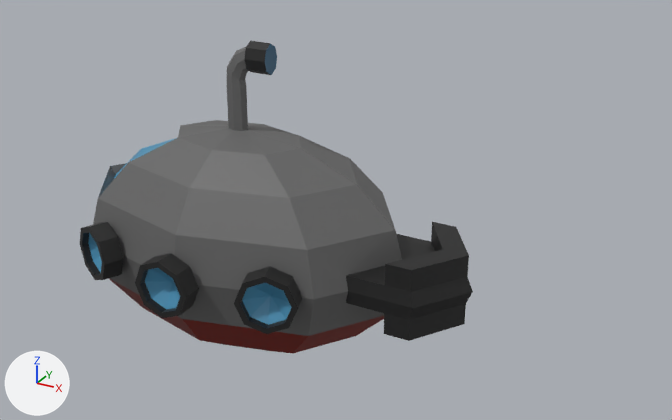
A saved change to the Blender file Assets/Models/BlenderModels/Submarine.blend.
Rendered twice from a 50 mm camera at (4.34, -6.18, 3.53) aimed at (0.87, 0.14, 0.37). The axes (+X, +Y, +Z) are drawn at lower left. The lights are the same throughout.
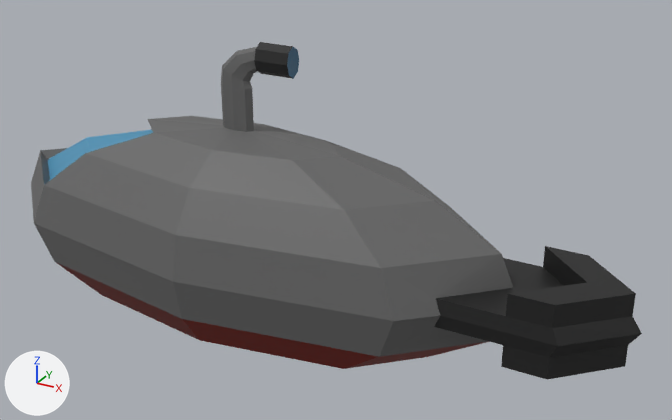
Edits to the scene script, one JSON object a line:
```json
{"op": "set", "path": "ob_sphere.scale", "old": "(1.61, 1.0, 1.0)", "new": "(2.57, 1.0, 1.0)"}
{"op": "remove", "block": "ob_sphere_002", "code": ["ob_sphere_002 = bpy.data.objects.new('Sphere.002', me_sphere_002)", "ob_sphere_002.location = (0.0, -1.077, 0.0)", "ob_sphere_002.scale = (1.61, 1.0, 1.0)"]}
{"op": "remove", "block": "ob_sphere_001", "code": ["ob_sphere_001 = bpy.data.objects.new('Sphere.001', me_sphere_003)", "ob_sphere_001.location = (0.834, -0.887, 0.0)", "ob_sphere_001.rotation_euler = (0.0, 0.0, 0.351)  # degrees (0, 0, 20)", "ob_sphere_001.scale = (1.61, 1.0, 1.0)"]}
{"op": "remove", "block": "ob_sphere_003", "code": ["ob_sphere_003 = bpy.data.objects.new('Sphere.003', me_sphere_004)", "ob_sphere_003.location = (-0.883, -0.849, 0.0)", "ob_sphere_003.rotation_euler = (0.0, 0.0, -0.413)  # degrees (0, 0, -24)", "ob_sphere_003.scale = (1.61, 1.0, 1.0)"]}
```

Where the change shows, as pixel boxes [x1, y1, x2, y2] in the pictures (672 x 420 px):
```json
{"object": "Sphere", "change": "rescaled", "before": [93, 41, 473, 353], "after": [31, 42, 642, 380], "on screen": "61% wider, 8% taller"}
{"object": "Sphere.001", "change": "deleted", "before": [234, 266, 302, 334]}
{"object": "Sphere.002", "change": "deleted", "before": [135, 253, 199, 318]}
{"object": "Sphere.003", "change": "deleted", "before": [80, 222, 123, 280], "on screen": "black"}
```
